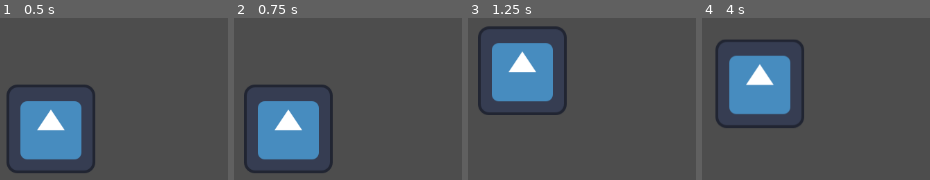
Above: before the commit, frames 1-4 (left to right).
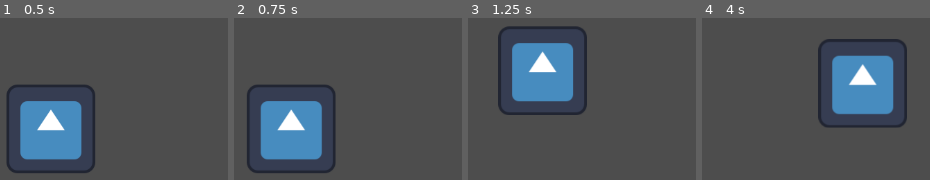
Above: after the commit, the same moments.

Repository: erikdervik/eisen-und-ehre
Game: Godot game, scene res://game.tscn
The game is run twice, just before and just after one commit, with the same random seed, the same clock (stepped at 60 frames per second) and the same inputs. The engine's default icon, where the game draws it, is replaced by a stand-in: a white triangle on a blue panel in a dark square.
Inputs:
- Up to frame 1 (0.5 s): no input
- Up to frame 2 (0.75 s): hold D (p1_right) from 0.53 s (still down); tap E (p1_attack) at 0.6 s
- Up to frame 3 (1.25 s): keep holding D (p1_right); tap W (p1_jump) at 0.77, 1.07 s; tap Space (p1_lunge) at 0.8 s
- Up to frame 4 (4 s): tap Space (p1_lunge) at 1.35, 3.8 s; tap W (p1_jump) at 1.52, 1.82, 2.3, 2.85, 3.02, 3.32, 3.77 s; tap Q (p1_parry) at 1.55, 2.1 s; release D (p1_right) at 2.03 s; hold A (p1_left) 2.03-2.78 s; hold D (p1_right) from 2.78 s (still down); tap E (p1_attack) at 3.05, 3.6 s

Frame 1 is identical in both runs. In frame 2, 3.7% of the frame differs, in the area x 4-45%, y 41-96%; in frame 3, 11%; in frame 4, 26%, in the area x 5-90%, y 12-68%.

Commit message:
LEGITIM EIN PERFEKTER FECHTER

Diff:
--- a/fechter.gd
+++ b/fechter.gd
@@ -1,22 +1,47 @@
 extends CharacterBody2D
-
-
-const SPEED = 300.0
+const SPEED = 3000.0
 const JUMP_VELOCITY = -400.0
 
-var state = "NONE" #parry, attack, walkFront walkBack, lunge
+const CAN_PARRY = ["IDLE","FORWARD", "BACK"]
+const CAN_ATTACK = ["IDLE","FORWARD", "BACK"]
+const CAN_LUNGE = ["IDLE","FORWARD"]
+const CAN_JUMP = ["IDLE","FORWARD", "BACK"]
+const CAN_FOWARD = ["IDLE","FORWARD", "BACK"]
+const CAN_BACK = ["IDLE","FORWARD", "BACK"]
 
+var state = "IDLE"
+var parryTime = 0
 func _physics_process(delta: float) -> void:
+	print(state)
 	if not is_on_floor():
 		velocity += get_gravity() * delta
 
-	if Input.is_action_just_pressed("p1_jump") and is_on_floor():
+	if Input.is_action_just_pressed("p1_jump") and is_on_floor() and state in CAN_JUMP:
 		velocity.y = JUMP_VELOCITY
-	if Input.is_action_just_pressed("p1_right") and is_on_floor():
-		velocity.x = SPEED
-	elif Input.is_action_just_pressed("p1_left") and is_on_floor():
-		velocity.x = -SPEED
-	else:
+	if Input.is_action_just_pressed("p1_attack") and is_on_floor() and state in CAN_ATTACK:
+		state = "ATTACK"
+		#CHANGE ANIMATION
+		#SPAWN HITBOX after N frames
+	if Input.is_action_just_pressed("p1_lunge") and is_on_floor() and state in CAN_LUNGE:
+		state = "LUNGE"
+		#CHANGE ANIMATION
+		#CATAPULT RIGHT
+		#SPAWN HITBOX after N frames
+	if Input.is_action_just_pressed("p1_parry") and is_on_floor() and state in CAN_PARRY:
+		state = "PARRY"
+		#change animation
+		parryTime = 3
+
+	if Input.is_action_pressed("p1_right") and is_on_floor() and state in CAN_FOWARD:
+		state = "FORWARD"
+		velocity.x = SPEED * delta
+	elif Input.is_action_pressed("p1_left") and is_on_floor() and state in CAN_BACK:
+		state = "BACK"
+		velocity.x = -SPEED * delta
+	elif is_on_floor():
+		state = "IDLE"
 		velocity.x = 0
 
+
+
 	move_and_slide()
